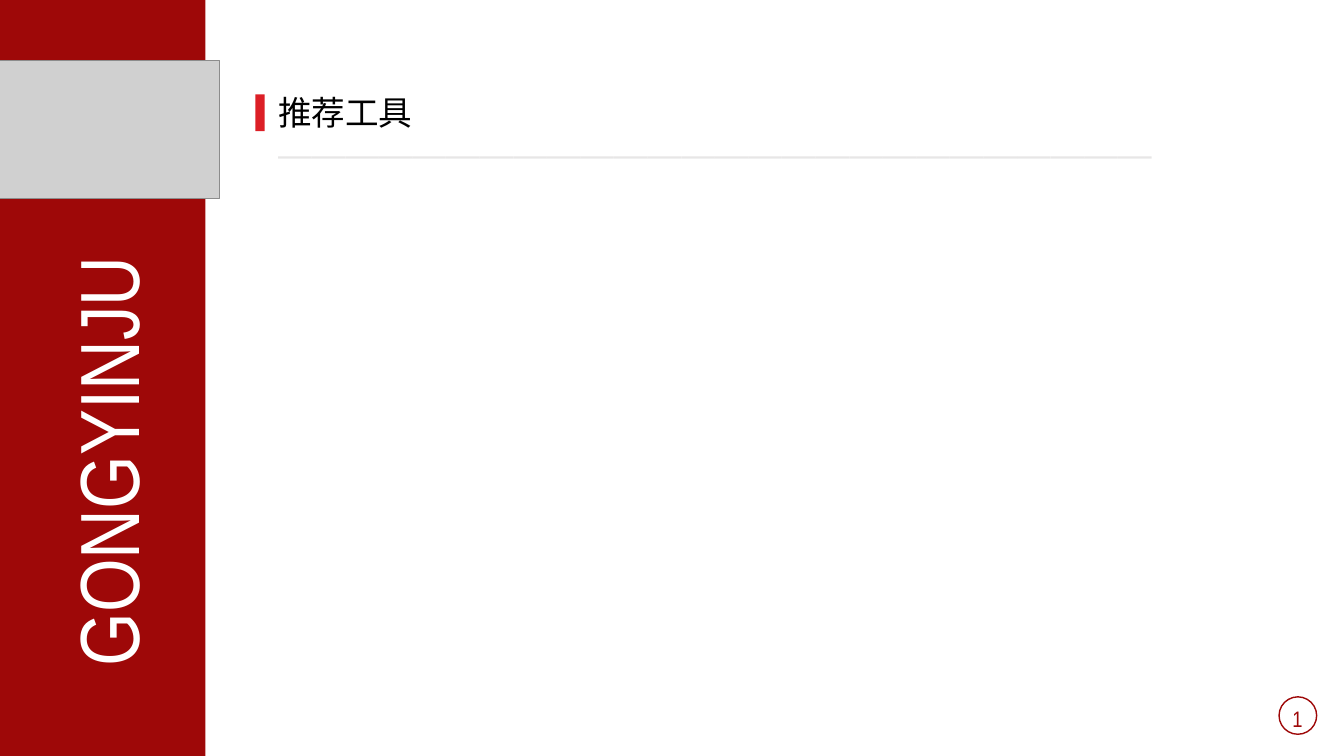
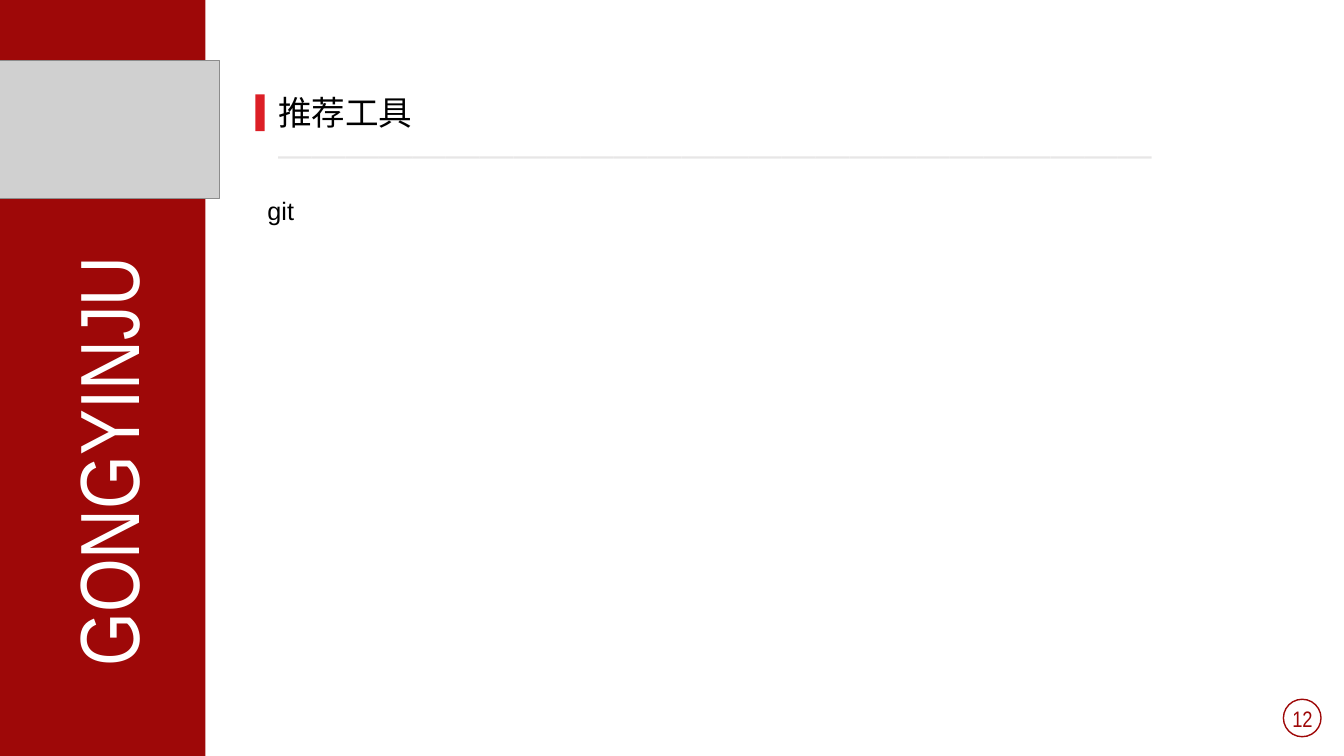
Before and after one commit to fanpeiyao/printTpl, a slide deck: slide 17 of 前端培训.ppt (slide 12 before the commit). Drawn at 1344x756 pixels with LibreOffice and Linux fonts; fonts in the diff are those of the drawing; grey boxes stand for pictures. Boxes give left, top, right and bottom in pixels: in the first picture for what was removed or moved away, otherwise in the second. Text is boxed around its words. In the diff, an @@ line names an element or a change of style, - is before the commit and + after.

```diff
--- a/前端培训.ppt
+++ b/前端培训.ppt
@@ text added at box(267, 201, 294, 226), 18 pt, text #000000 @@
+git
@@ ellipse: place and size @@
-ellipse at box(1279, 696, 1316, 733)
+ellipse at box(1283, 699, 1320, 736)
@@ text removed at box(1292, 711, 1302, 727) @@
-1
@@ text added at box(1292, 711, 1312, 727), 16 pt, text #9E0808 @@
+12
```
Also in this commit, not shown: 9 other slides changed, 5 slides added.
